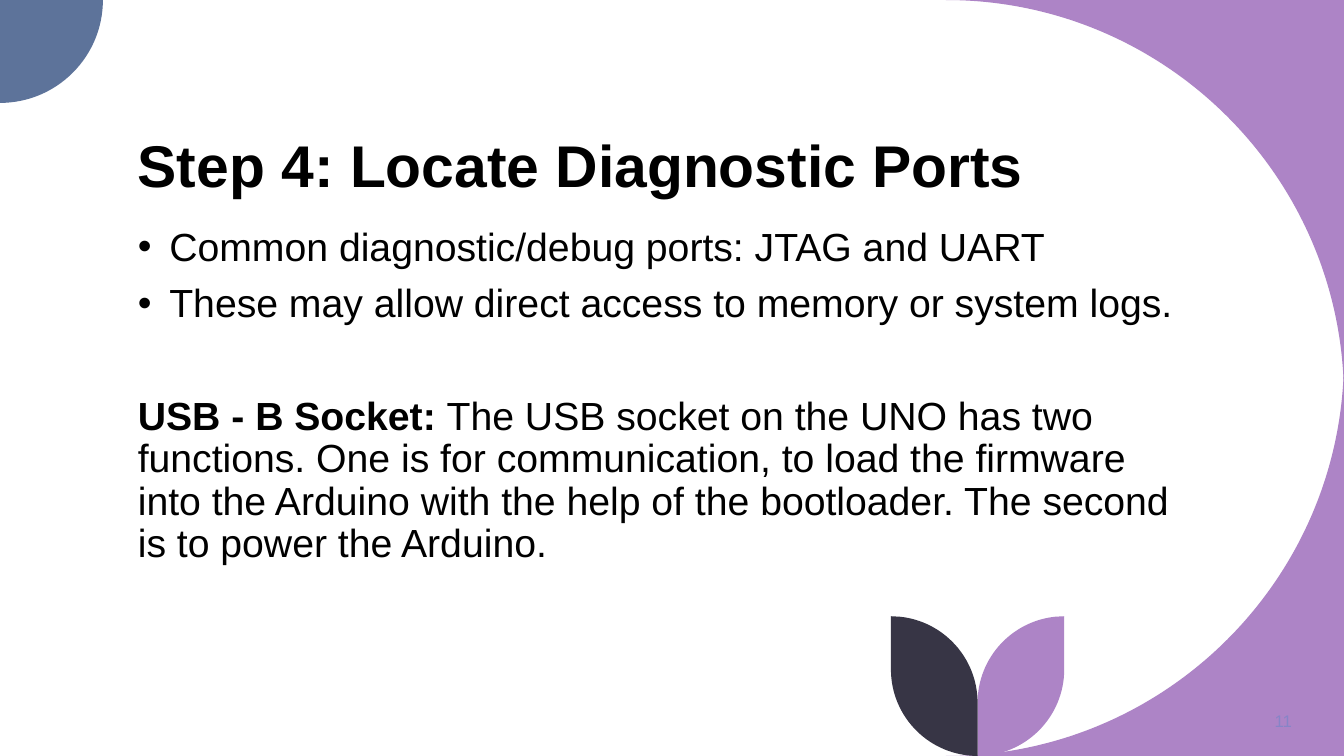
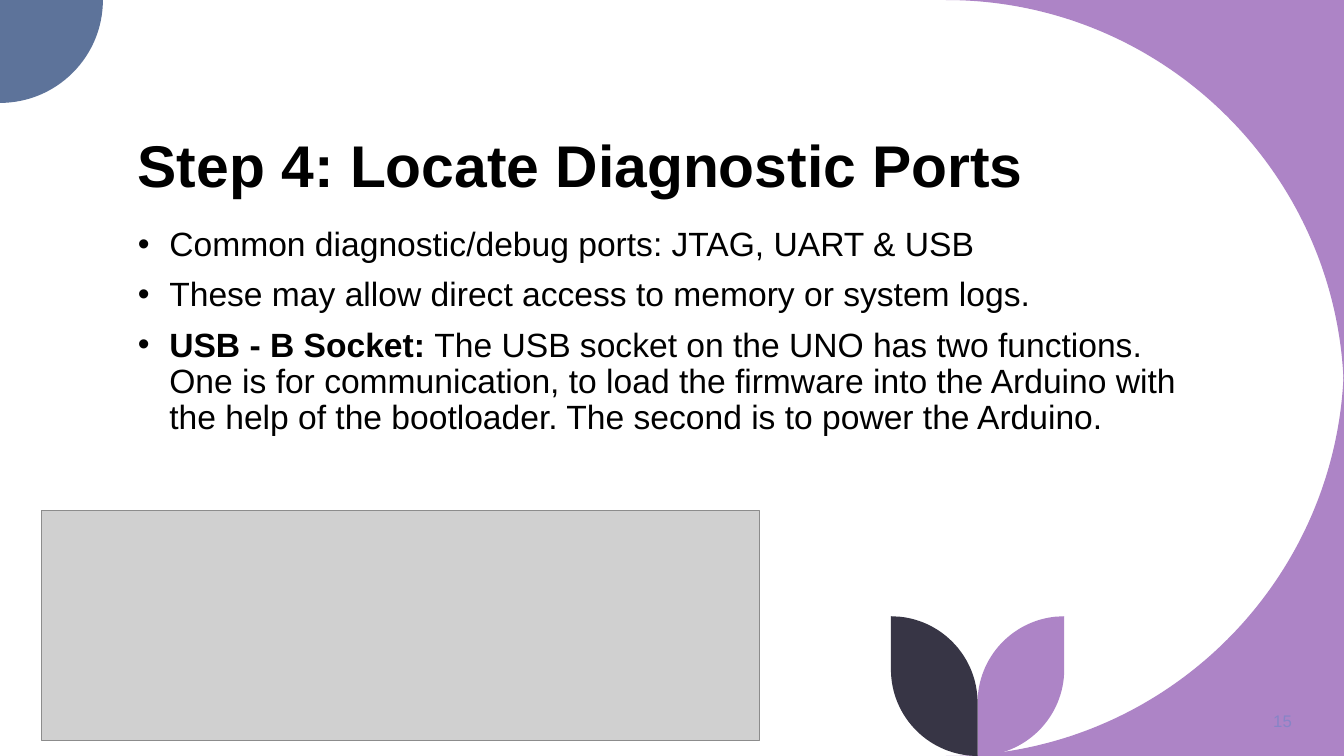
Before and after one commit to syd-kiwi/re-arduino-uno, a slide deck: slide 15 of Presentation/RE for the Rest of Us.pptx (slide 11 before the commit). Drawn at 1344x756 pixels with LibreOffice and Linux fonts; fonts in the diff are those of the drawing; grey boxes stand for pictures. Boxes give left, top, right and bottom in pixels: in the first picture for what was removed or moved away, otherwise in the second. Text is boxed around its words. In the diff, an @@ line names an element or a change of style, - is before the commit and + after.

```diff
--- a/Presentation/RE for the Rest of Us.pptx
+++ b/Presentation/RE for the Rest of Us.pptx
@@ text at <box>169,231,974,263</box>: text changed; size 28 to 24 pt @@
-• Common diagnostic/debug ports: JTAG and UART
+• Common diagnostic/debug ports: JTAG, UART & USB
@@ text at <box>169,281,1176,436</box>: size 28 to 24 pt in "These may allow direct access to memory ...", "USB - B Socket: The USB socket ..."; bullet none to • @@
@@ picture added at <box>42,511,760,741</box> @@
```
Also in this commit, not shown: 15 other slides changed, 1 slide added, 1 slide removed.
